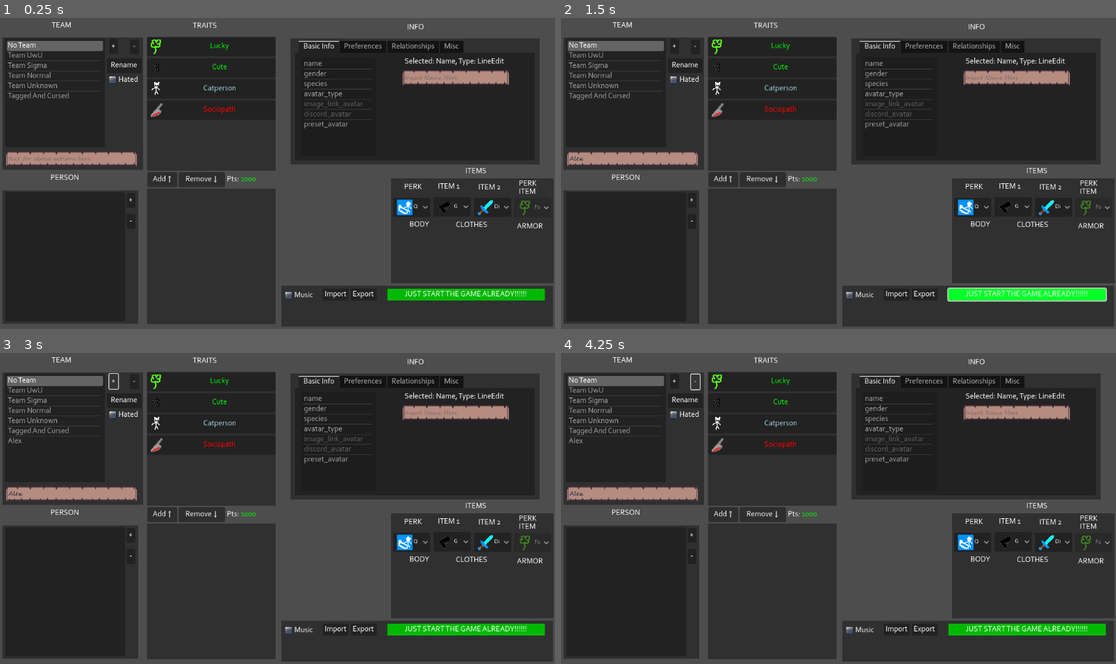
Above: before the commit, frames 1-4 (two rows, left to right).
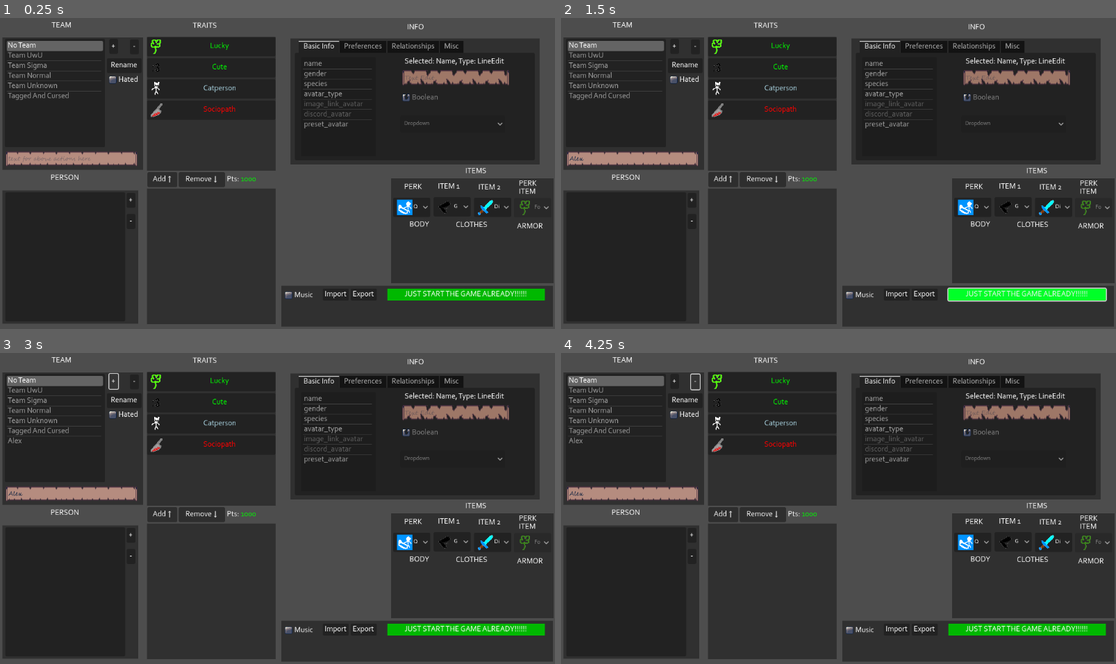
Above: after the commit, the same moments.

Repository: pivinx1/the-progressbar-games
Game: Godot game, scene res://main.tscn
The game is run twice, just before and just after one commit, with the same random seed, the same clock (stepped at 60 frames per second) and the same inputs.
Inputs (mouse positions are in pixels of both pictures, inside the frame that each line leads up to):
- Up to frame 1 (0.25 s): no input
- Up to frame 2 (1.5 s): click (633, 157) at 0.52 s; type "Alex" at 0.6 s; click "JUST START THE GAME ALREADY!!…" at 1.25 s
- Up to frame 3 (3 s): click "JUST START THE GAME ALREADY!!…" at 2 s; click "+" at 2.75 s
- Up to frame 4 (4.25 s): click "-" at 3.5 s

The runs differ from the first frame. In frame 1, 0.3% of the frame differs, in the area x 72-92%, y 16-35%; in frame 2, 0.3%; in frame 3, 0.3%; in frame 4, 0.3%.

Commit message:
start work on info box 2: electric boogaloo

Diff:
--- a/main.tscn
+++ b/main.tscn
@@ -238,7 +238,35 @@
 offset_top = 36.0
 offset_right = 445.0
 offset_bottom = 68.0
-placeholder_text = "Insert Name Here"
+placeholder_text = "Text Edit"
+editable = false
+
+[node name="CheckBox" type="CheckBox" parent="InfoPanel/TabContainer/Basic Info"]
+layout_mode = 1
+anchors_preset = -1
+anchor_right = 0.032
+anchor_bottom = 0.036
+offset_left = 223.0
+offset_top = 85.0
+offset_right = 282.064
+offset_bottom = 93.972
+disabled = true
+text = "Boolean"
+
+[node name="OptionButton" type="OptionButton" parent="InfoPanel/TabContainer/Basic Info"]
+layout_mode = 0
+offset_left = 219.0
+offset_top = 130.0
+offset_right = 436.0
+offset_bottom = 166.0
+disabled = true
+text_overrun_behavior = 3
+clip_text = true
+item_count = 1
+selected = 0
+fit_to_longest_item = false
+popup/item_0/text = "Dropdown"
+popup/item_0/id = 0
 
 [node name="Preferences" type="Control" parent="InfoPanel/TabContainer"]
 visible = false
--- a/things.gd
+++ b/things.gd
@@ -38,6 +38,12 @@
 	SHIRT,
 	PANTS,
 }
+enum GuiType {
+	BOOL,
+	LINEEDIT,
+	DROPDOWN,
+}
+
 
 # Funcs
 
@@ -184,6 +190,35 @@
 		},
 
 	},
+	"lists" = {
+		"basic_info" = {
+			"name" = {
+				"type" = GuiType.LINEEDIT,
+				"placeholder" = "Name",
+			},
+			"gender" = {
+				"type" = GuiType.DROPDOWN,
+				"items" = {
+					"male" = {
+						"text" = "Male",
+						"icon" = preload("res://images/male.png"),
+						"meta" = Gender.MALE
+					},
+					"female" = {
+						"text" = "Female",
+						"icon" = preload("res://images/female.png"),
+						"meta" = Gender.FEMALE
+					},
+					"other" = {
+						"text" = "Other/IDK",
+						"icon" = preload("res://images/idk.png"),
+						"meta" = Gender.OTHER
+					},
+				},
+			},
+		},
+
+	}
 };
 
 # markverb1 says: probably not a very good idea to store every single global
